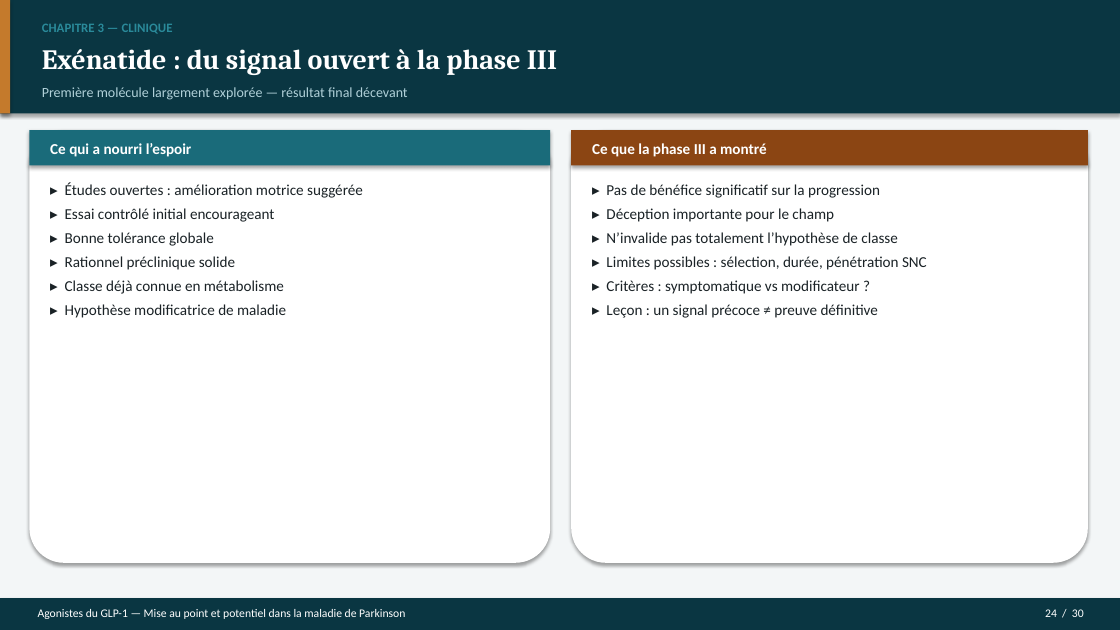
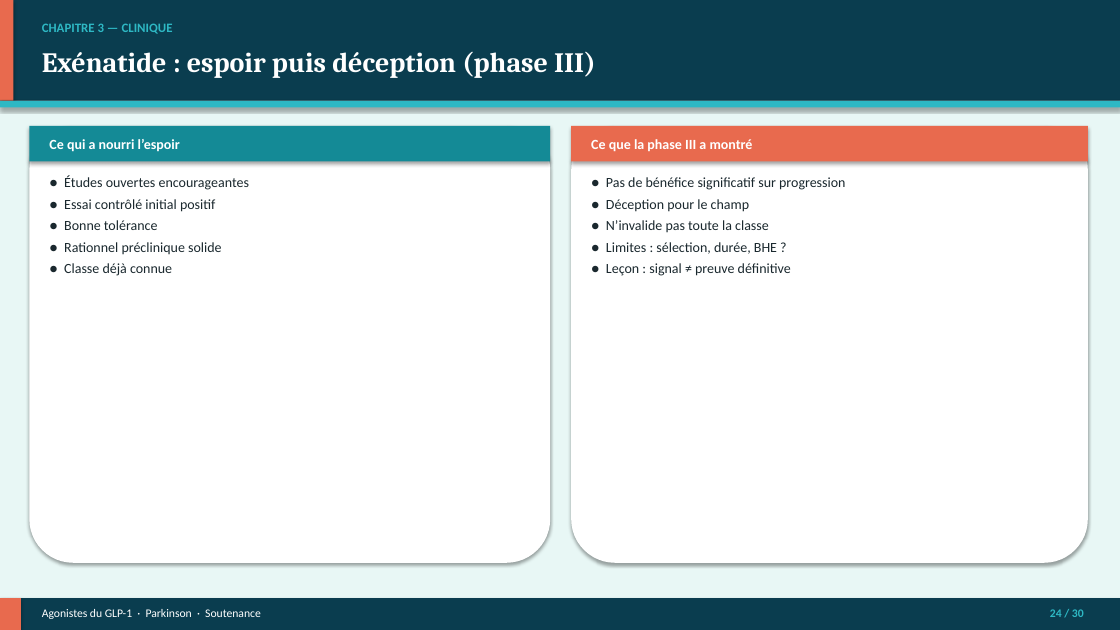
Before and after one commit to Mashtal-Platform/mashtal-platform, a slide deck: slide 24 of docs/presentation/Soutenance_GLP1_Parkinson.pptx. Drawn at 1120x630 pixels with LibreOffice and Linux fonts; fonts in the diff are those of the drawing. Boxes give left, top, right and bottom in pixels: in the first picture for what was removed or moved away, otherwise in the second. Text is boxed around its words. In the diff, an @@ line names an element or a change of style, - is before the commit and + after.

```diff
--- a/docs/presentation/Soutenance_GLP1_Parkinson.pptx
+++ b/docs/presentation/Soutenance_GLP1_Parkinson.pptx
@@ rectangle at <box>0,0,1120,630</box>: fill #F3F6F7 to #E8F7F5 @@
@@ rectangle at <box>0,0,1120,101</box>: fill #0A3642 to #0A3D4F @@
@@ rectangle: place and size @@
-rectangle at <box>0,0,1120,113</box>
+rectangle at <box>0,0,1120,101</box>
@@ rectangle: place and size @@
-rectangle at <box>0,0,10,113</box>
+rectangle at <box>0,0,13,101</box>
@@ rectangle at <box>0,0,13,101</box>: fill #C47A2C to #E86A4E @@
@@ text "CHAPITRE 3 — CLINIQUE" at <box>42,23,173,34</box>: text colour #2A8A9A to #2EB8C4 @@
@@ text at <box>42,51,596,78</box>: text changed @@
-Exénatide : du signal ouvert à la phase III
+Exénatide : espoir puis déception (phase III)
@@ text removed at <box>42,87,408,100</box> @@
-Première molécule largement explorée — résultat final décevant
@@ rectangle added at <box>0,101,1120,108</box>, fill #2EB8C4 @@
@@ rounded rectangle: place and size @@
-rounded rectangle at <box>29,130,550,563</box>
+rounded rectangle at <box>29,126,550,563</box>
@@ rounded rectangle at <box>29,126,550,563</box>: proportions changed @@
@@ rectangle: place and size @@
-rectangle at <box>29,130,550,166</box>
+rectangle at <box>29,126,550,161</box>
@@ rectangle at <box>29,126,550,161</box>: fill #1A6B7A to #148A96 @@
@@ text "Ce qui a nourri l’espoir" at <box>49,139,180,152</box>: size 13 to 12 pt @@
@@ rounded rectangle at <box>571,126,1088,563</box>: proportions changed @@
@@ rounded rectangle: place and size @@
-rounded rectangle at <box>571,130,1088,563</box>
+rounded rectangle at <box>571,126,1088,563</box>
@@ rectangle: place and size @@
-rectangle at <box>571,130,1088,166</box>
+rectangle at <box>571,126,1088,161</box>
@@ rectangle at <box>571,126,1088,161</box>: fill #8B4513 to #E86A4E @@
@@ text "Ce que la phase III ..." at <box>591,139,753,151</box>: size 13 to 12 pt @@
@@ text at <box>64,175,249,276</box>: text changed; size 13 to 12 pt; text colour #1A2226 to #1A282E @@
-▸ Études ouvertes : amélioration motrice suggérée
-▸ Essai contrôlé initial encourageant
-▸ Bonne tolérance globale
-▸ Rationnel préclinique solide
-▸ Classe déjà connue en métabolisme
-▸ Hypothèse modificatrice de maladie
+● Études ouvertes encourageantes
+● Essai contrôlé initial positif
+● Bonne tolérance
+● Rationnel préclinique solide
+● Classe déjà connue
@@ text at <box>606,177,845,276</box>: text changed; size 13 to 12 pt; text colour #1A2226 to #1A282E @@
-▸ Pas de bénéfice significatif sur la progression
-▸ Déception importante pour le champ
-▸ N’invalide pas totalement l’hypothèse de classe
-▸ Limites possibles : sélection, durée, pénétration SNC
-▸ Critères : symptomatique vs modificateur ?
-▸ Leçon : un signal précoce ≠ preuve définitive
+● Pas de bénéfice significatif sur progression
+● Déception pour le champ
+● N’invalide pas toute la classe
+● Limites : sélection, durée, BHE ?
+● Leçon : signal ≠ preuve définitive
@@ rectangle at <box>0,598,1120,630</box>: fill #0A3642 to #0A3D4F @@
@@ rectangle added at <box>0,598,21,630</box>, fill #E86A4E @@
@@ text at <box>42,609,261,619</box>: text changed @@
-Agonistes du GLP-1 — Mise au point et potentiel dans la maladie de Parkinson
+Agonistes du GLP-1 · Parkinson · Soutenance
@@ text "24 / 30" at <box>1050,609,1084,617</box>: text colour #FFFFFF to #2EB8C4, bold on @@
```
Also in this commit, not shown: 27 other slides changed, 2 slides added, 2 slides removed, 9 other files.
